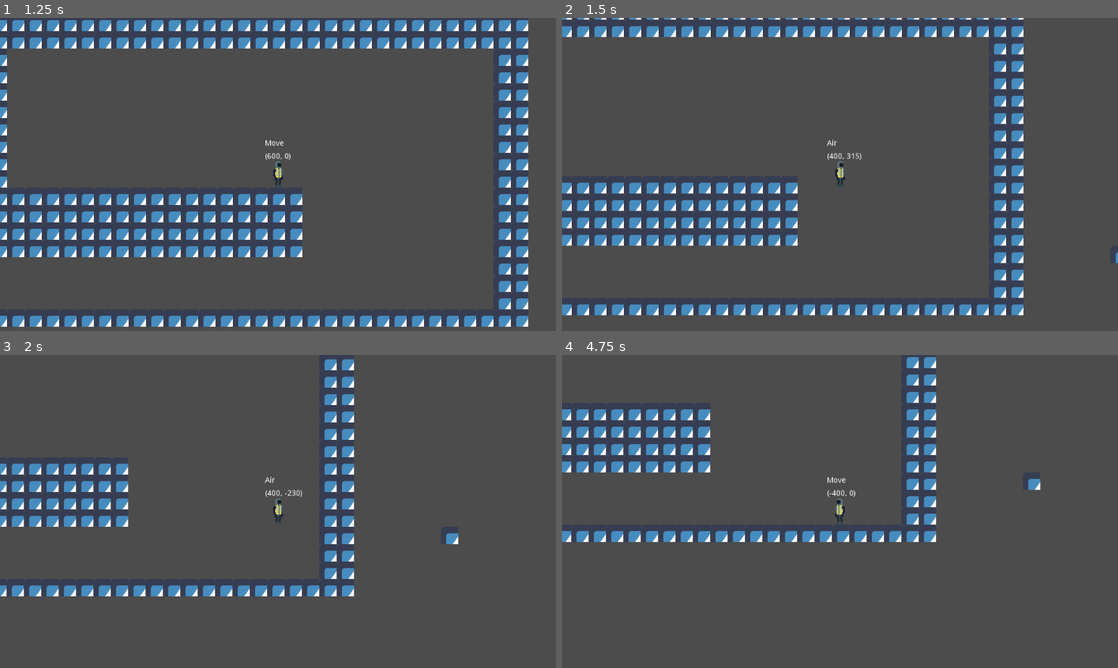
Above: before the commit, frames 1-4 (two rows, left to right).
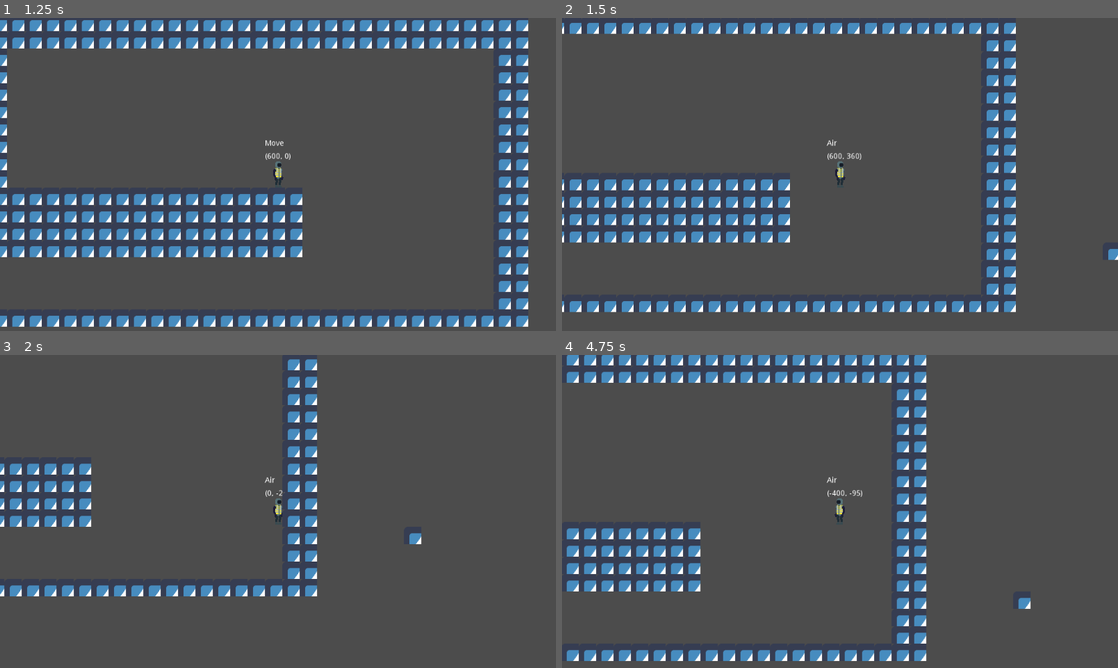
Above: after the commit, the same moments.

Repository: andrebariani/LostAndFound_GGJ2021
Game: Godot game, scene res://Main.tscn
Same seed, same stepped clock (60 frames per second), same inputs: the game is played once before the commit and once after it. The engine's default icon, where the game draws it, is replaced by a stand-in: a white triangle on a blue panel in a dark square.
Inputs:
- Up to frame 1 (1.25 s): tap Enter (ui_accept) at 0.5, 0.77, 1.07 s; hold Right (ui_right) from 0.53 s (still down); hold Shift (sprint) from 0.53 s (still down); tap Z (dash) at 0.6 s
- Up to frame 2 (1.5 s): keep holding Right (ui_right); release Shift (sprint) at 1.28 s; tap Shift (sprint) at 1.35 s
- Up to frame 3 (2 s): keep holding Right (ui_right); tap Enter (ui_accept) at 1.52, 1.55, 1.82 s
- Up to frame 4 (4.75 s): release Right (ui_right) at 2.03 s; hold Left (ui_left) 2.03-2.78 s; hold Enter (ui_accept) 2.03-2.78 s; tap Z (dash) at 2.3, 2.85, 4.35 s; hold Right (ui_right) 2.78-4.28 s; tap Enter (ui_accept) at 3.02, 3.32, 3.77, 3.8, 4.07, 4.52 s; tap Shift (sprint) at 3.05 s; hold Shift (sprint) 3.53-4.28 s; hold Left (ui_left) from 4.28 s (still down)

Frame 1 is identical in both runs. In frame 2, 16% of the frame differs, in the area x 0-100%, y 0-96%; in frame 3, 6.8%; in frame 4, 15%.

Commit message:
player can pick items

Diff:
--- /dev/null
+++ b/Items/ItemBase.gd
@@ -0,0 +1,21 @@
+extends RigidBody2D
+
+
+var pos = Vector2(0,0)
+
+onready var collision = $CollisionShape2D
+onready var color = $ColorRect
+
+
+func grabbed():
+	print_debug("Item grabbed!")
+
+
+func throwed(ori):
+	print_debug("Item throwed!")
+	#if ori != 0:
+		#self.applied_force.x = 200 * ori
+
+
+func set_in_range(v):
+	pass
--- /dev/null
+++ b/Items/ItemBase.tscn
@@ -0,0 +1,21 @@
+[gd_scene load_steps=3 format=2]
+
+[ext_resource path="res://Items/ItemBase.gd" type="Script" id=1]
+
+[sub_resource type="CircleShape2D" id=1]
+radius = 8.0
+
+[node name="ItemBase" type="RigidBody2D"]
+position = Vector2( -1184, 544 )
+script = ExtResource( 1 )
+
+[node name="CollisionShape2D" type="CollisionShape2D" parent="."]
+shape = SubResource( 1 )
+
+[node name="ColorRect" type="ColorRect" parent="."]
+margin_top = -16.0
+margin_right = 16.0
+rect_rotation = 45.0
+__meta__ = {
+"_edit_use_anchors_": false
+}
--- /dev/null
+++ b/player/GrabRange.gd
@@ -0,0 +1,61 @@
+extends Area2D
+
+var p = null
+signal can_grab
+
+var item_in_range
+var is_held = false
+
+var item = preload("res://Items/ItemBase.tscn")
+
+onready var place = $ItemPlace/Sprite
+onready var collision = $CollisionShape2D
+onready var timer = $Timer
+
+
+func init(_p):
+	p = _p
+
+
+func _physics_process(delta):
+	pass
+
+
+func grab_nearest():
+	if item_in_range:
+		collision.disabled = true
+		item_in_range.queue_free()
+		item_in_range = null
+		place.visible = true
+		is_held = true
+
+
+func throw():
+	if place.visible == true and is_held == true:
+		var i = item.instance()
+		i.global_position = $ItemPlace.global_position
+		if p.input_dir_vector.x != 0:
+			i.throwed(p.ori)
+		else:
+			i.throwed(0)
+		p.get_parent().add_child(i)
+		timer.start()
+		place.visible = false
+		is_held = false
+
+
+func _on_GrabRange_body_entered(body):
+	if item_in_range == null and body.name.find("Item") != -1:
+		body.set_in_range(true)
+		item_in_range = body
+
+
+func _on_GrabRange_body_exited(body):
+	if item_in_range and not is_held:
+		if body.get_instance_id() == item_in_range.get_instance_id():
+			item_in_range = null
+			body.set_in_range(false)
+
+
+func _on_Timer_timeout():
+	collision.disabled = false
--- a/player/Player.gd
+++ b/player/Player.gd
@@ -25,6 +25,7 @@
 onready var sm = $States
 onready var inputHelper = $Inputs
 onready var playerBody = $PlayerBody
+onready var grabRange = $PlayerBody/GrabRange
 onready var debug = $Debug
 
 
@@ -57,11 +58,12 @@
 
 
 var inputs = {
-	input_jump_p = 0,
-	input_jump_jp = 0,
-	input_jump_jr = 0,
-	input_sprint = 0,
-	input_dash = 0
+	jump_p = 0,
+	jump_jp = 0,
+	jump_jr = 0,
+	sprint = 0,
+	dash = 0,
+	grab = 0
 }
 
 
@@ -87,12 +89,14 @@
 
 var has_control = true
 var debug_on = true
+var is_held = false
+var item
 
 
 func _ready():
-
 	sm.init(self, "Idle")
 	inputHelper.init(self)
+	grabRange.init(self)
 	gravity_dir = START_GRAVITY_DIR
 
 	if debug_on:
@@ -107,6 +111,12 @@
 
 	sm.run_sm(delta)
 
+	if inputs.grab:
+		if grabRange.is_held:
+			grabRange.throw()
+		else:
+			grabRange.grab_nearest()
+
 	self.apply_velocity()
 
 	if debug_on:
@@ -118,6 +128,12 @@
 func apply_velocity():
 	var snaps = [Vector2(0, 31), Vector2(31, 0), Vector2(0, -31), Vector2(31, 0)]
 	var floor_normals = [Vector2(0, -1), Vector2(-1, 0), Vector2(0, 1), Vector2(1, 0)]
+
+	if sm.state_curr == "Walljump":
+		if ori != -last_velocity_move_sign:
+			change_ori(-last_velocity_move_sign)
+	else:
+		change_ori(sign(input_dir_vector.x))
 
 	if gravity_on:
 		velocity_jump = approach(velocity_jump, air_final_speed, gravity)
@@ -150,7 +166,6 @@
 		playerBody.scale.x *= -1
 
 
-
 func approach(a, b, amount):
 	if (a < b):
 		a += amount
--- a/player/Player.tscn
+++ b/player/Player.tscn
@@ -9,9 +9,14 @@
 [ext_resource path="res://player/StateMachine/state_dash.gd" type="Script" id=7]
 [ext_resource path="res://player/StateMachine/state_walljump.gd" type="Script" id=8]
 [ext_resource path="res://player/player_body/PlayerBody.tscn" type="PackedScene" id=9]
+[ext_resource path="res://player/GrabRange.gd" type="Script" id=10]
+[ext_resource path="res://icon.png" type="Texture" id=11]
 
 [sub_resource type="RectangleShape2D" id=1]
-extents = Vector2( 16, 24 )
+extents = Vector2( 8, 20 )
+
+[sub_resource type="CircleShape2D" id=2]
+radius = 24.0
 
 [node name="Player" type="KinematicBody2D"]
 script = ExtResource( 1 )
@@ -44,6 +49,7 @@
 script = ExtResource( 4 )
 
 [node name="Hitbox" type="CollisionShape2D" parent="."]
+position = Vector2( 0, 4 )
 shape = SubResource( 1 )
 
 [node name="Debug" type="Control" parent="."]
@@ -75,3 +81,27 @@
 current = true
 
 [node name="PlayerBody" parent="." instance=ExtResource( 9 )]
+
+[node name="GrabRange" type="Area2D" parent="PlayerBody"]
+rotation = 3.14159
+scale = Vector2( 1, -1 )
+script = ExtResource( 10 )
+
+[node name="ItemPlace" type="Position2D" parent="PlayerBody/GrabRange"]
+position = Vector2( 16, 0 )
+
+[node name="Sprite" type="Sprite" parent="PlayerBody/GrabRange/ItemPlace"]
+visible = false
+scale = Vector2( 0.25, 0.25 )
+texture = ExtResource( 11 )
+
+[node name="CollisionShape2D" type="CollisionShape2D" parent="PlayerBody/GrabRange"]
+position = Vector2( 16, 0 )
+shape = SubResource( 2 )
+
+[node name="Timer" type="Timer" parent="PlayerBody/GrabRange"]
+wait_time = 0.5
+one_shot = true
+[connection signal="body_entered" from="PlayerBody/GrabRange" to="PlayerBody/GrabRange" method="_on_GrabRange_body_entered"]
+[connection signal="body_exited" from="PlayerBody/GrabRange" to="PlayerBody/GrabRange" method="_on_GrabRange_body_exited"]
+[connection signal="timeout" from="PlayerBody/GrabRange/Timer" to="PlayerBody/GrabRange" method="_on_Timer_timeout"]
--- /dev/null
+++ b/player/PlayerCamera.gd
@@ -0,0 +1,7 @@
+extends Node
+
+
+var p = null
+
+func init(_player):
+	p = _player
--- a/player/PlayerInputs.gd
+++ b/player/PlayerInputs.gd
@@ -20,25 +20,21 @@
 	player.input_dir_vector.y = Input.get_action_strength("ui_down") \
 								- Input.get_action_strength("ui_up")
 
-	if player.input_dir_vector.y == 1:
-		#player.AIR_FINAL_SPEED = 3000
-		player.GRAVITY = 60
-
-	if player.input_dir_vector.x != 0:
-		player.change_ori(player.input_dir_vector.x)
+	if Input.is_action_just_pressed("ui_down"):
+		player.inputs.grab = 1
 
 	if Input.is_action_pressed("ui_accept"):
-		player.inputs.input_jump_p = 1
+		player.inputs.jump_p = 1
 
 	if Input.is_action_just_pressed("ui_accept"):
-		player.inputs.input_jump_jp = 1
+		player.inputs.jump_jp = 1
 
 	if Input.is_action_just_released("ui_accept"):
-		player.inputs.input_jump_jr = 1
+		player.inputs.jump_jr = 1
 
 	if Input.is_action_pressed("sprint"):
-		player.inputs.input_sprint = 1
+		player.inputs.sprint = 1
 
 	if Input.is_action_just_pressed("dash") and player.CAN_DASH:
-		player.inputs.input_dash = 1
+		player.inputs.dash = 1
 	pass
--- a/player/StateMachine/StateMachine.gd
+++ b/player/StateMachine/StateMachine.gd
@@ -15,6 +15,7 @@
 		self.states[state_node.name] = state_node
 		state_node.stateMachine = self
 		state_node.p = self.entity
+
 	state_next = initial_state
 
 
@@ -29,5 +30,5 @@
 
 
 func change_state(new_state:String):
-	print_debug(new_state)
+	# print_debug(new_state)
 	state_next = new_state
--- a/player/StateMachine/state_air.gd
+++ b/player/StateMachine/state_air.gd
@@ -12,24 +12,29 @@
 func run(_delta):
 	var dir = p.input_dir_vector
 
-	if stateMachine.state_last == "Walljump" and  \
-			p.cooldowns.air_momentum.value < p.cooldowns.air_momentum.max_value:
-		p.velocity_move = p.max_speed * -p.last_velocity_move_sign
+	if p.cooldowns.air_momentum.value != p.cooldowns.air_momentum.max_value:
+		if p.cooldowns.air_momentum.value > p.cooldowns.air_momentum.max_value / 3 \
+				and dir.x == (p.last_velocity_move_sign):
+			p.cooldowns.air_momentum.value = p.cooldowns.air_momentum.max_value
+			p.velocity_move = p.approach(p.velocity_move, p.max_speed * dir.x, p.air_acc)
+		else:
+			p.velocity_move = p.approach(p.velocity_move, p.max_speed *  \
+				-p.last_velocity_move_sign, p.air_acc)
 	else:
 		p.velocity_move = p.approach(p.velocity_move, p.max_speed * dir.x, p.air_acc)
 
-	if p.inputs.input_jump_jp:
+	if p.inputs.jump_jp:
 		if p.cooldowns.coyote.value < p.cooldowns.coyote.max_value:
 			p.velocity_jump = -p.max_jump
 
-	if p.inputs.input_jump_jr:
+	if p.inputs.jump_jr:
 		if(p.velocity_jump  < p.min_jump*-1):
 			p.velocity_jump = p.min_jump*-1
 
 	if p.is_on_ceiling():
 		p.velocity_jump = 0
 
-	if p.inputs.input_dash:
+	if p.inputs.dash:
 		p.cooldowns.dash.value = 0
 		stateMachine.change_state("Dash")
 	elif p.is_on_wall() and p.CAN_WALLJUMP and p.velocity_jump > -90:
--- a/player/StateMachine/state_idle.gd
+++ b/player/StateMachine/state_idle.gd
@@ -20,12 +20,12 @@
 	if p.is_on_floor():
 		p.velocity_jump = 0
 
-	if p.inputs.input_dash:
+	if p.inputs.dash:
 		p.cooldowns.dash.value = 0
 		stateMachine.change_state("Dash")
-	elif p.input_dir_vector != Vector2.ZERO:
+	elif p.input_dir_vector.x != 0:
 		stateMachine.change_state("Move")
-	elif p.inputs.input_jump_jp:
+	elif p.inputs.jump_jp:
 		p.velocity_jump = -p.max_jump
 		p.floor_jump = true
 		stateMachine.change_state("Air")
--- a/player/StateMachine/state_move.gd
+++ b/player/StateMachine/state_move.gd
@@ -11,27 +11,27 @@
 
 func run(_delta):
 	var dir = p.input_dir_vector
-	if not p.is_on_wall():
-		if p.inputs.input_sprint:
-			p.velocity_move = p.approach(p.velocity_move, (p.max_speed + 200) * dir.x, p.floor_acc)
-		else:
-			p.velocity_move = p.approach(p.velocity_move, p.max_speed * dir.x, p.floor_acc)
+	if p.inputs.sprint:
+		p.max_speed = p.MAX_SPEED + 200
 	else:
-		p.velocity_move = 0
+		p.max_speed = p.MAX_SPEED
+
+	p.velocity_move = p.approach(p.velocity_move, p.max_speed * dir.x, p.floor_acc)
+
 	p.floor_jump = false
 
 	if p.is_on_floor():
 		p.velocity_jump = 0
 
-	if p.inputs.input_dash:
+	if p.inputs.dash:
 		p.cooldowns.dash.value = 0
 		stateMachine.change_state("Dash")
-	elif p.inputs.input_jump_jp:
+	elif p.inputs.jump_jp:
 		p.velocity_jump = -p.max_jump
 		p.floor_jump = true
 		stateMachine.change_state("Air")
 	elif not p.is_on_floor():
 		p.cooldowns.coyote.value = 0
 		stateMachine.change_state("Air")
-	elif dir == Vector2.ZERO:
+	elif dir.x == 0 or p.is_on_wall():
 		stateMachine.change_state("Idle")
--- a/player/StateMachine/state_walljump.gd
+++ b/player/StateMachine/state_walljump.gd
@@ -22,22 +22,24 @@
 
 	p.floor_jump = false
 
+	if p.input_dir_vector.x == 0:
+		if p.cooldowns.walljump.value == p.cooldowns.walljump.max_value:
+			p.gravity_on = true
+			p.velocity_move == 0
+			stateMachine.change_state("Air")
+	else:
+		p.cooldowns.walljump.value = 0
+
 	if p.is_on_floor():
 		p.gravity_on = true
 		p.velocity_jump = 0
 		stateMachine.change_state("Idle")
-	elif p.inputs.input_jump_jp:
+	elif p.inputs.jump_jp:
 		p.velocity_jump = -(p.max_jump - 100)
 		p.velocity_move = p.last_velocity_move_sign * -1 * (p.max_speed)
 		p.gravity_on = true
 		p.cooldowns.air_momentum.value = 0
 		stateMachine.change_state("Air")
-	elif p.is_on_floor():
-		p.gravity_on = true
-		if p.velocity_move == 0:
-			stateMachine.change_state("Idle")
-		else:
-			stateMachine.change_state("Move")
 	elif not p.is_on_wall():
 		p.gravity_on = true
 		p.velocity_move == 0
Not shown: 1 places in player/Player.tscn that only renumber resources
